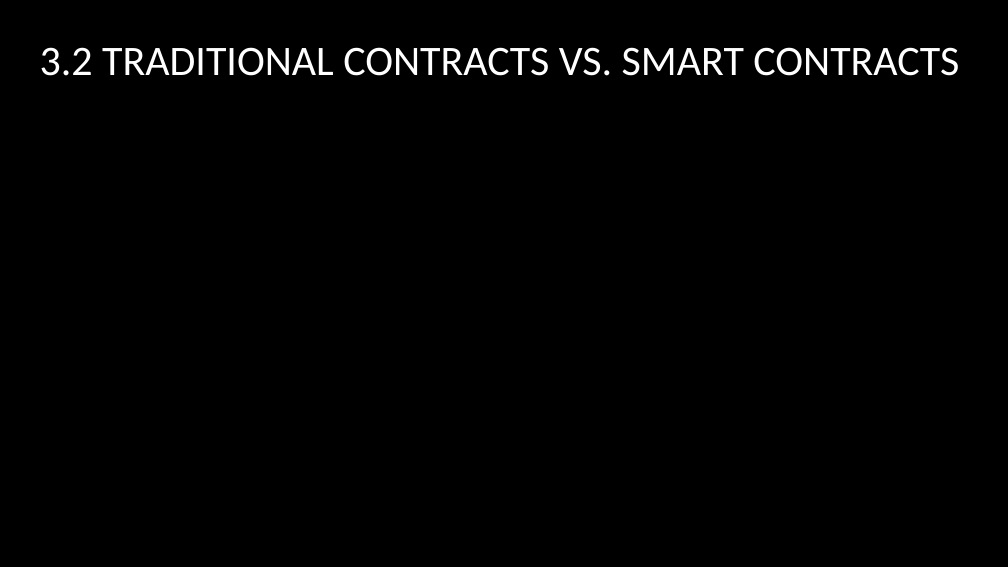
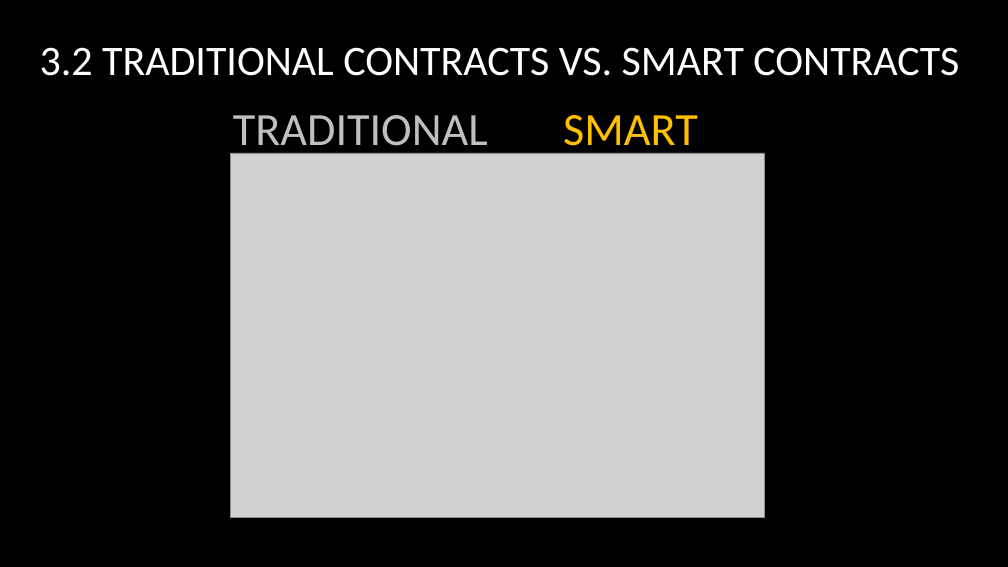
Before and after one commit to lucaspelloni2/SeminarSmartContracts, a slide deck: slide 21 of presentation_SC.pptx (slide 16 before the commit). Drawn at 1008x567 pixels with LibreOffice and Linux fonts; fonts in the diff are those of the drawing; grey boxes stand for pictures; background and template pictures are left out. Boxes give left, top, right and bottom in pixels: in the first picture for what was removed or moved away, otherwise in the second. Text is boxed around its words. In the diff, an @@ line names an element or a change of style, - is before the commit and + after.

```diff
--- a/presentation_SC.pptx
+++ b/presentation_SC.pptx
@@ text added at (x1=233, y1=115, x2=488, y2=157), 44 pt, text #BFBFBF @@
+TRADITIONAL
@@ text added at (x1=563, y1=115, x2=698, y2=157), 44 pt, text #FFC000 @@
+SMART
@@ picture added at (x1=231, y1=153, x2=765, y2=517) @@
```
Also in this commit, not shown: 2 other slides changed, 5 slides added.
